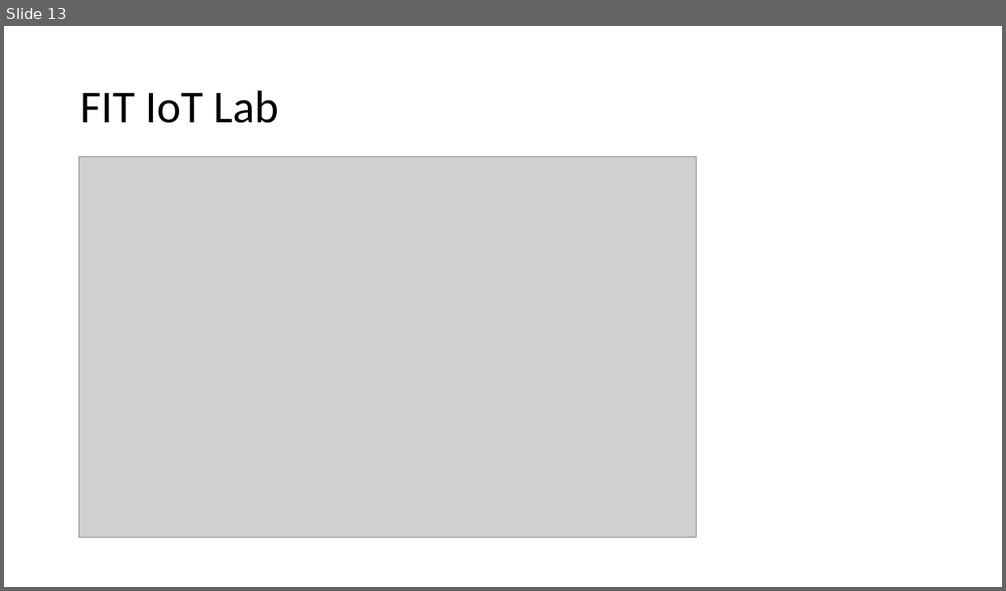
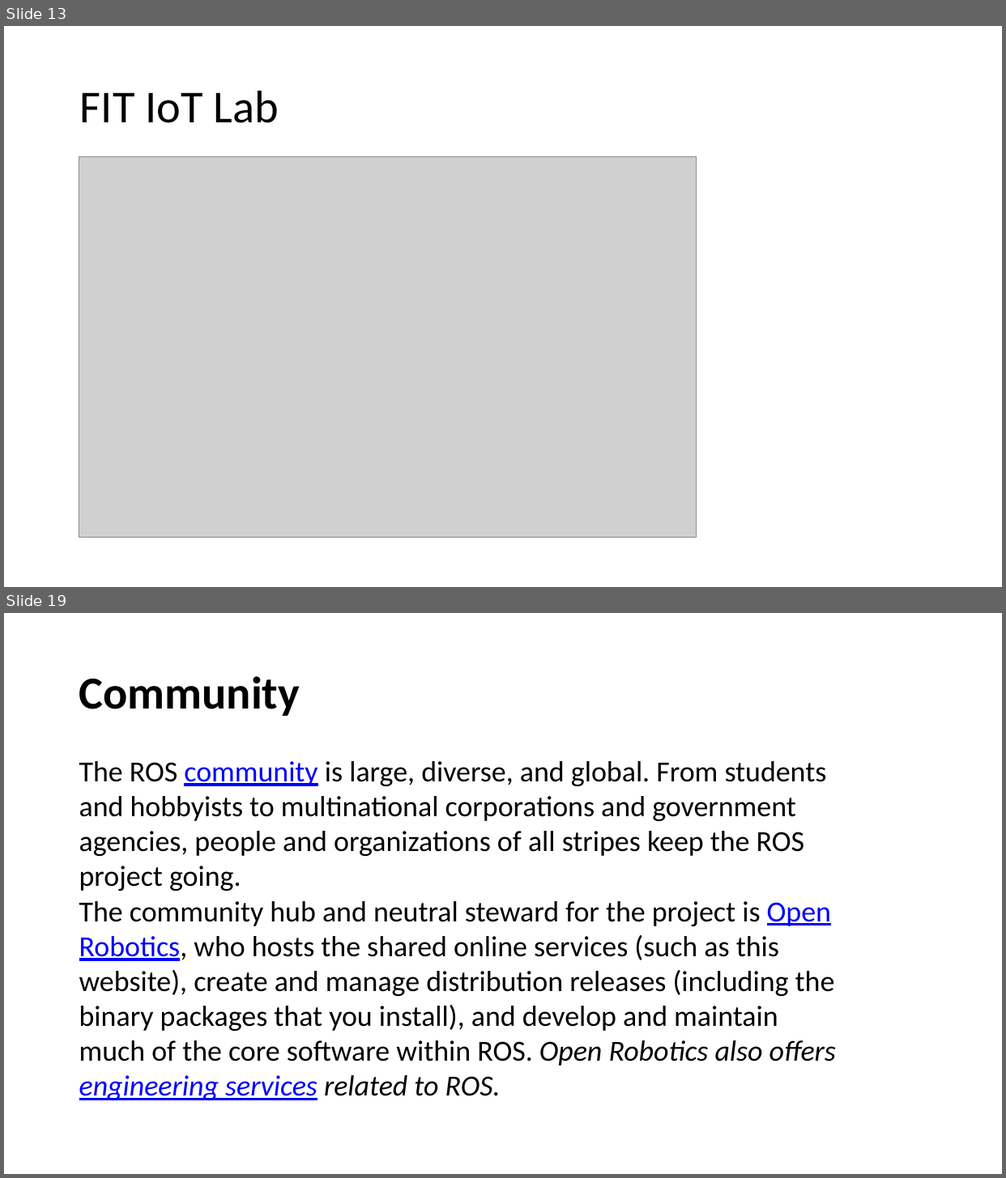
Before and after one commit to dimicom3/NOS, a slide deck: drugi_proj/zephyr.pptx. Shown one above the other, each under a label of ours: slide 13 before the commit, slides 13 and 19 after it; the slides between them are not shown. The pictures are 1006x591 and 1006x1178 pixels, drawn with LibreOffice and Linux fonts; fonts in the diff are those of the drawing; grey boxes stand for pictures. Boxes give left, top, right and bottom in pixels: in the first picture for what was removed or moved away, otherwise in the second. Text is boxed around its words. In the diff, an @@ line names an element or a change of style, - is before the commit and + after.

```diff
--- a/drugi_proj/zephyr.pptx
+++ b/drugi_proj/zephyr.pptx
@@ slide 19 added at [4, 613, 1002, 1174], background #FFFFFF @@
@@ title added at [79, 676, 300, 716], 44 pt, text #000000, bold @@
+Community
@@ text added at [79, 761, 836, 1101], 28 pt, text #000000 @@
+The ROS community is large, diverse, and global. From students and hobbyists to multinational corporations and government agencies, people and organizations of all stripes keep the ROS project going.
+The community hub and neutral steward for the project is Open Robotics, who hosts the shared online services (such as this website), create and manage distribution releases (including the binary packages that you install), and develop and maintain much of the core software within ROS. Open Robotics also offers engineering services related to ROS.
```
Also in this commit, not shown: 6 other slides added, 14 other files.
